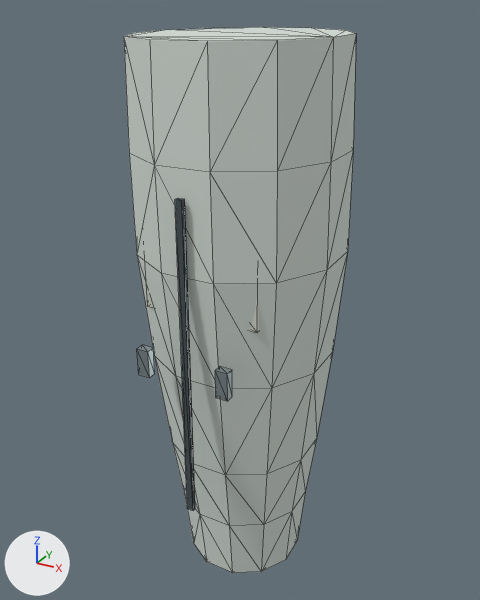
What one commit did to the glTF model Resource/Export/Modules/Outfit_Medic_Male_Normal_Greave_L.glb.
The view is the same before and after, from a camera (50 mm lens) standing at (0.332, -0.403, 0.564) and looking at (0.112, -0.004, 0.365). The axes (+X, +Y, +Z) are drawn at lower left. The lights are the same throughout. The first picture is the older version. Mesh edges are drawn as thin lines. Vertices at exactly the same position are counted once.

Objects in the first picture: 'Outfit_Medic_Male_Normal_Greave_L'.
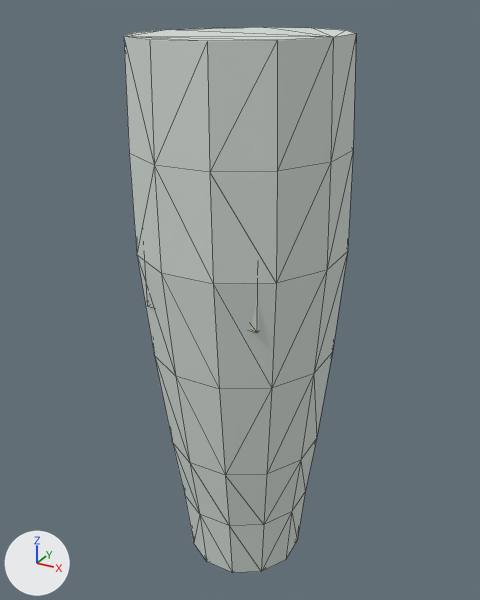
Changed parts and their boxes (x1, y1, x2, y2) in the pictures (480 x 600 px):
```json
{"part": 1, "of": "me_outfit_medic_male_normal_greave_l_mesh_002", "change": "deleted", "before": [137, 345, 155, 378]}
{"part": 2, "of": "me_outfit_medic_male_normal_greave_l_mesh_002", "change": "deleted", "before": [215, 366, 232, 401]}
{"part": 3, "of": "me_outfit_medic_male_normal_greave_l_mesh_002", "change": "deleted", "before": [175, 198, 195, 511]}
```

Edits to the scene script, one JSON object a line:
```json
{"block": "me_outfit_medic_male_normal_greave_l_mesh_002", "where": "# used by ob_outfit_medic_male_normal_greave_l; location = (0.0, 0.0, 0.0)"}
{"op": "remove", "block": "me_outfit_medic_male_normal_greave_l_mesh_002", "code": "me_outfit_medic_male_normal_greave_l_mesh_002.from_pydata(...)  # 116 vertices, 212 faces; spans x 0.042..0.188, y -0.089..0.066, z 0.139..0.552"}
{"op": "add", "block": "me_outfit_medic_male_normal_greave_l_mesh_002", "code": "me_outfit_medic_male_normal_greave_l_mesh_002.from_pydata(...)  # 92 vertices, 176 faces; spans x 0.042..0.188, y -0.08..0.066, z 0.139..0.552"}
{"block": "me_outfit_medic_male_normal_greave_l_mesh_002", "change": "me_outfit_medic_male_normal_greave_l_mesh_002 part 1: the loose piece of 8 vertices spanning x 0.08..0.089, y -0.089..-0.083, z 0.335..0.355 is deleted"}
{"block": "me_outfit_medic_male_normal_greave_l_mesh_002", "change": "me_outfit_medic_male_normal_greave_l_mesh_002 part 2: the loose piece of 8 vertices spanning x 0.141..0.15, y -0.089..-0.083, z 0.335..0.355 is deleted"}
{"block": "me_outfit_medic_male_normal_greave_l_mesh_002", "change": "me_outfit_medic_male_normal_greave_l_mesh_002 part 3: the loose piece of 8 vertices spanning x 0.113..0.118, y -0.085..-0.082, z 0.23..0.461 is deleted"}
{"op": "remove", "block": "me_outfit_medic_male_normal_greave_l_mesh_002", "code": "me_outfit_medic_male_normal_greave_l_mesh_002.materials.append(mat_fabric_seam)  # greyish blue #424d52"}
{"op": "remove", "block": "me_outfit_medic_male_normal_greave_l_mesh_002", "code": "me_outfit_medic_male_normal_greave_l_mesh_002.materials.append(mat_fastener_titanium)  # grey #a8b6ba"}
```
